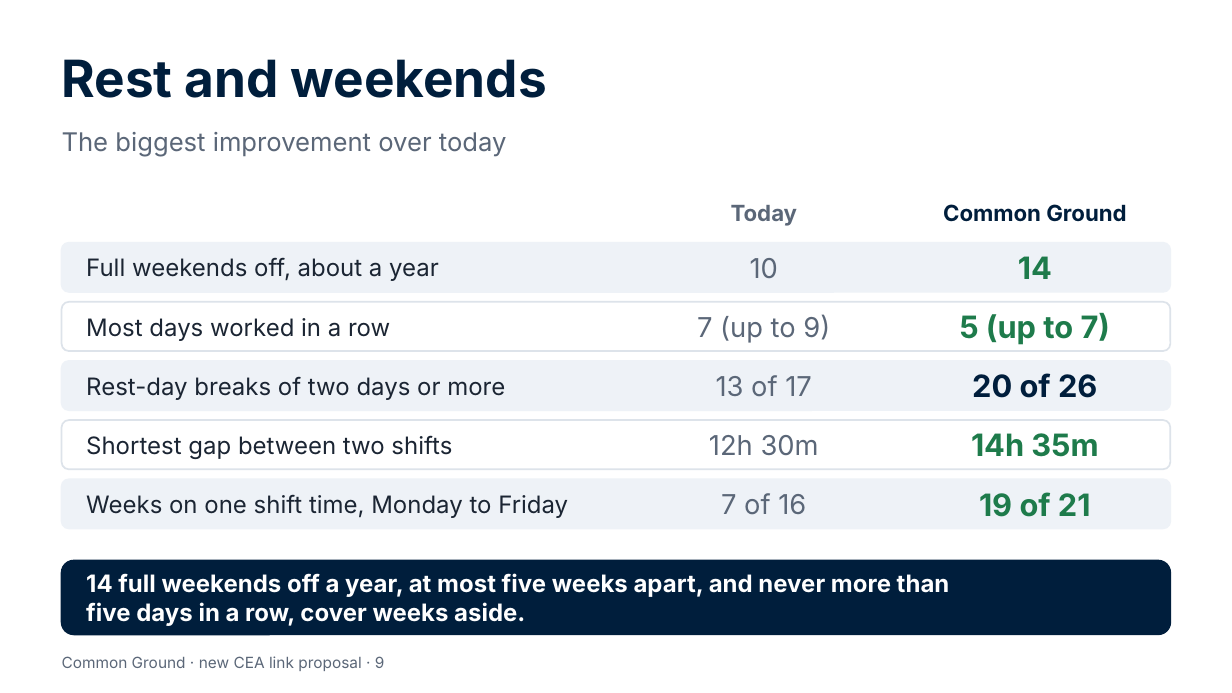
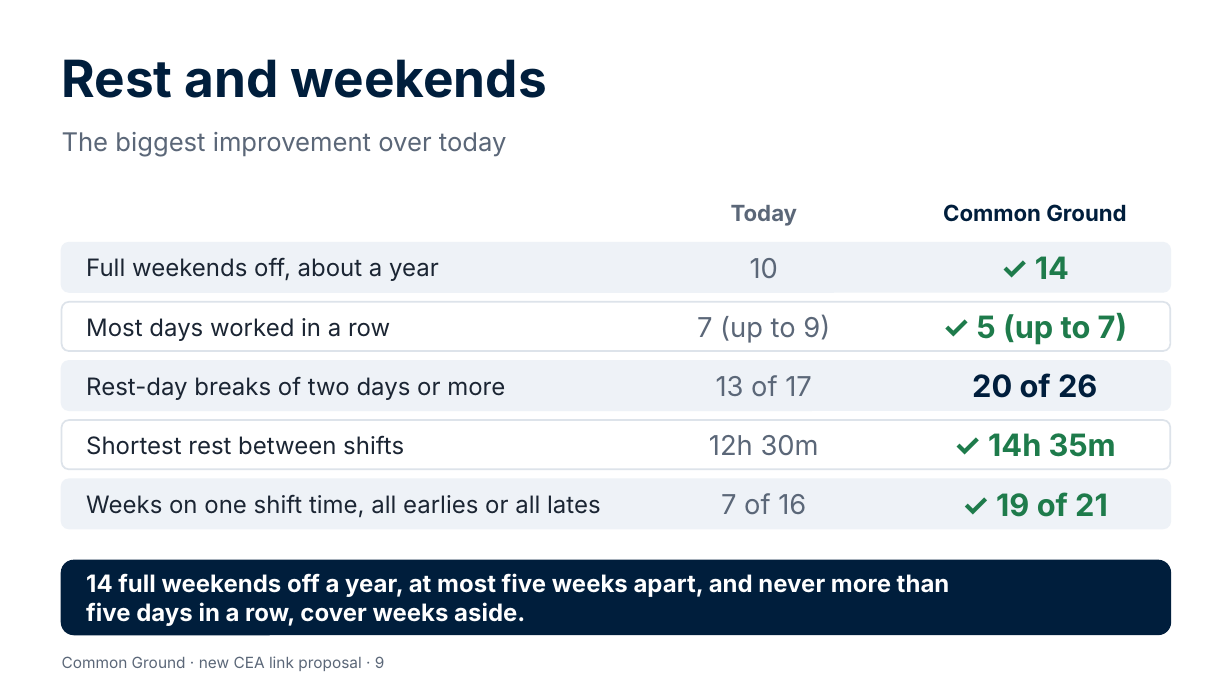
Before and after one commit to Garethdavidmiller/roster-app, a slide deck: slide 9 of docs/links-26/presentations/Common-Ground-for-colleagues.pptx. Drawn at 1232x693 pixels with LibreOffice and Linux fonts; fonts in the diff are those of the drawing. Boxes give left, top, right and bottom in pixels: in the first picture for what was removed or moved away, otherwise in the second. Text is boxed around its words. In the diff, an @@ line names an element or a change of style, - is before the commit and + after.

```diff
--- a/docs/links-26/presentations/Common-Ground-for-colleagues.pptx
+++ b/docs/links-26/presentations/Common-Ground-for-colleagues.pptx
@@ text at (1035,256,1069,279): text changed @@
-14
+✓ 14
@@ text at (977,312,1127,345): text changed @@
-5 (up to 7)
+✓ 5 (up to 7)
@@ text at (86,435,404,455): text changed @@
-Shortest gap between two shifts
+Shortest rest between shifts
@@ text at (988,433,1116,457): text changed @@
-14h 35m
+✓ 14h 35m
@@ text at (86,494,601,518): text changed @@
-Weeks on one shift time, Monday to Friday
+Weeks on one shift time, all earlies or all lates
@@ text at (996,492,1108,517): text changed @@
-19 of 21
+✓ 19 of 21
```
Also in this commit, not shown: 11 other slides changed, 56 other files.
